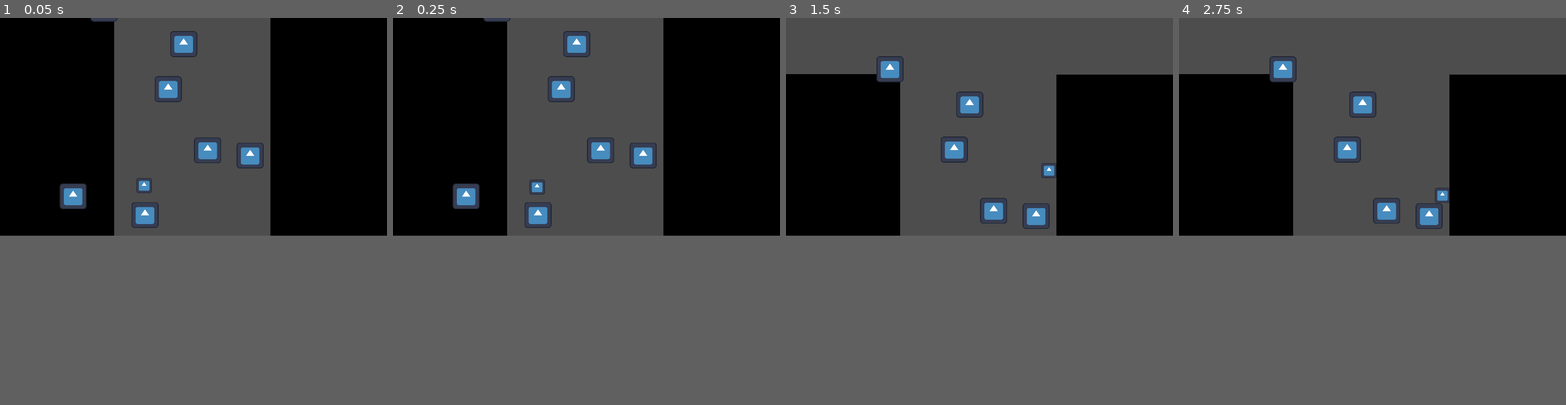
Above: before the commit, frames 1-4 (left to right).
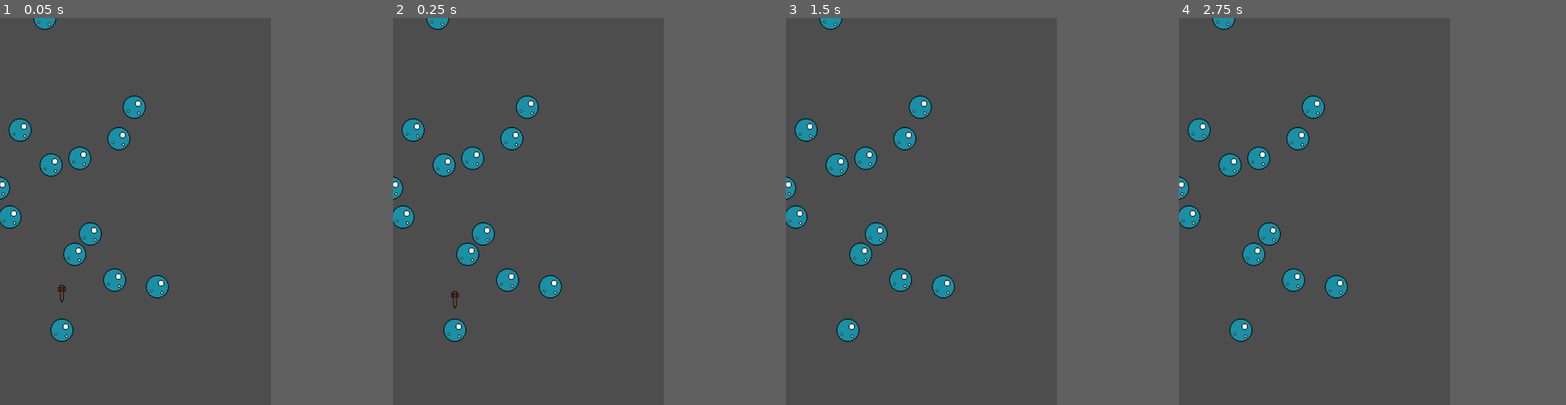
Above: after the commit, the same moments.

Repository: LChip2002/Bubble-Jump
Game: Godot game, scene res://Game.tscn
Two runs of this game, one before a commit and one after it. Both use one fixed random seed, a clock stepped at 60 frames per second and the inputs below. The engine's default icon, where the game draws it, is replaced by a stand-in: a white triangle on a blue panel in a dark square.
Inputs:
- Up to frame 1 (0.05 s): no input
- Up to frame 2 (0.25 s): no input
- Up to frame 3 (1.5 s): tap Enter (ui_accept) at 0.5, 0.77 s; hold Right (ui_right) from 0.53 s (still down)
- Up to frame 4 (2.75 s): tap Enter (ui_accept) at 1.52, 2 s; release Right (ui_right) at 2.03 s; hold Left (ui_left) from 2.03 s (still down)
The window is 800x450 before the commit and 560x800 after it. Grey fills any space a smaller window leaves; there, only what the larger window draws over its background counts as a difference.

The runs differ from the first frame. In frame 1, 20% of the frame differs, in the area x 0-70%, y 0-84%; in frame 2, 20%; in frame 3, 20%, in the area x 0-100%, y 0-84%; in frame 4, 20%.

Commit message:
Sprites and moving walls added

Diff:
--- a/Bubble.tscn
+++ b/Bubble.tscn
@@ -1,22 +1,22 @@
 [gd_scene load_steps=3 format=3 uid="uid://lvr5bkv11tsp"]
 
-[ext_resource type="Texture2D" uid="uid://qrmahf4b3r6j" path="res://icon.svg" id="1_uotfi"]
+[ext_resource type="Texture2D" uid="uid://dg7h8kumgfado" path="res://Bubble.png" id="1_hogeo"]
 
-[sub_resource type="CircleShape2D" id="CircleShape2D_cd3ni"]
-radius = 67.7663
+[sub_resource type="RectangleShape2D" id="RectangleShape2D_1ueb1"]
+size = Vector2(74.7775, 79.7642)
 
 [node name="Bubble" type="StaticBody2D"]
 position = Vector2(47.3676, 55.9022)
 scale = Vector2(0.878644, 0.898193)
 
 [node name="BubbleSprite" type="Sprite2D" parent="."]
-position = Vector2(436.103, 591.98)
+position = Vector2(418.861, 577.354)
+rotation = 3.14159
+scale = Vector2(1.78037, -1.82301)
+texture = ExtResource("1_hogeo")
+
+[node name="CollisionShape2D" type="CollisionShape2D" parent="."]
+position = Vector2(418.978, 576.822)
 rotation = 3.14159
 scale = Vector2(0.715344, -0.669984)
-texture = ExtResource("1_uotfi")
-
-[node name="CollisionShape2D" type="CollisionShape2D" parent="."]
-position = Vector2(436, 591)
-rotation = 3.14159
-scale = Vector2(0.715344, -0.669984)
-shape = SubResource("CircleShape2D_cd3ni")
+shape = SubResource("RectangleShape2D_1ueb1")
--- a/Game.tscn
+++ b/Game.tscn
@@ -2,12 +2,12 @@
 
 [ext_resource type="Script" path="res://node_2d.gd" id="1_2kkf8"]
 [ext_resource type="Script" path="res://camera_2d.gd" id="2_pgm5f"]
-[ext_resource type="Texture2D" uid="uid://qrmahf4b3r6j" path="res://icon.svg" id="3_kk33e"]
 [ext_resource type="PackedScene" uid="uid://lvr5bkv11tsp" path="res://Bubble.tscn" id="3_nvgv6"]
 [ext_resource type="Script" path="res://character_body_2d.gd" id="4_vaihh"]
+[ext_resource type="Texture2D" uid="uid://d12vsx0srmi4a" path="res://Nail.png" id="5_k1wgu"]
 
 [sub_resource type="RectangleShape2D" id="RectangleShape2D_ck0e2"]
-size = Vector2(134.662, 137.131)
+size = Vector2(113.421, 91.0225)
 
 [sub_resource type="Gradient" id="Gradient_gpcq6"]
 offsets = PackedFloat32Array(0.974026, 0.993506, 1)
@@ -18,7 +18,7 @@
 fill_from = Vector2(1, 0)
 
 [sub_resource type="RectangleShape2D" id="RectangleShape2D_fs877"]
-size = Vector2(63.6023, 66.7654)
+size = Vector2(55.0364, 66.7654)
 
 [sub_resource type="Gradient" id="Gradient_4ntrr"]
 offsets = PackedFloat32Array(0, 0.987013, 1)
@@ -29,7 +29,7 @@
 fill_from = Vector2(1, 0)
 
 [sub_resource type="RectangleShape2D" id="RectangleShape2D_lp0vp"]
-size = Vector2(65.1133, 65.4621)
+size = Vector2(56.5887, 65.4621)
 
 [node name="Game" type="Node2D"]
 script = ExtResource("1_2kkf8")
@@ -38,33 +38,39 @@
 position = Vector2(575, 325)
 script = ExtResource("2_pgm5f")
 player_path = NodePath("../Player")
+wall_1_path = NodePath("../Wall_1")
+wall_2_path = NodePath("../Wall_2")
 
 [node name="Bubble" parent="." instance=ExtResource("3_nvgv6")]
+position = Vector2(55, 51)
 
 [node name="Player" type="CharacterBody2D" parent="."]
 position = Vector2(427, 497)
 script = ExtResource("4_vaihh")
 
+[node name="Sprite2D" type="Sprite2D" parent="Player"]
+position = Vector2(-4.00001, -4.99999)
+scale = Vector2(0.999999, 1.1875)
+texture = ExtResource("5_k1wgu")
+
 [node name="CollisionShape2D" type="CollisionShape2D" parent="Player"]
+position = Vector2(-4, -3.90945)
 rotation = 1.5708
 scale = Vector2(0.35107, 0.351563)
 shape = SubResource("RectangleShape2D_ck0e2")
-
-[node name="Sprite2D" type="Sprite2D" parent="Player"]
-position = Vector2(1, 1)
-scale = Vector2(0.351563, 0.35107)
-texture = ExtResource("3_kk33e")
 
 [node name="Wall_1" type="StaticBody2D" parent="."]
 position = Vector2(982, 322.5)
 scale = Vector2(5.57812, 10.4219)
 
 [node name="Wall_1_Sprite" type="Sprite2D" parent="Wall_1"]
+position = Vector2(4.61625, 0)
+scale = Vector2(0.855742, 1)
 texture = SubResource("GradientTexture2D_2wosu")
 
 [node name="CollisionShape2D" type="CollisionShape2D" parent="Wall_1"]
-position = Vector2(0.109253, -0.0987625)
-scale = Vector2(1, 1)
+visible = false
+position = Vector2(4.39218, -0.0987625)
 shape = SubResource("RectangleShape2D_fs877")
 
 [node name="Wall_2" type="StaticBody2D" parent="."]
@@ -72,9 +78,10 @@
 scale = Vector2(5.51346, 10.4688)
 
 [node name="Wall_2_Sprite" type="Sprite2D" parent="Wall_2"]
+position = Vector2(-4.0293, 0)
+scale = Vector2(0.874084, 1)
 texture = SubResource("GradientTexture2D_h5lh4")
 
 [node name="CollisionShape2D" type="CollisionShape2D" parent="Wall_2"]
-position = Vector2(-0.0906868, -0.394358)
-scale = Vector2(1, 1)
+position = Vector2(-4.35298, -0.394356)
 shape = SubResource("RectangleShape2D_lp0vp")
--- /dev/null
+++ b/Platforms.tscn
@@ -0,0 +1,3 @@
+[gd_scene format=3 uid="uid://ctmwiunawwxwy"]
+
+[node name="Node2D" type="Node2D"]
--- a/camera_2d.gd
+++ b/camera_2d.gd
@@ -2,12 +2,22 @@
 
 #export(NodePath) var player_path
 @export var player_path: NodePath
+@export var wall_1_path: NodePath
+@export var wall_2_path: NodePath
+
 var player: Node2D
+var wall_1
+var wall_2
 
 # Called when the node enters the scene tree for the first time.
 func _ready():
 	player = get_node(player_path)
 	set_process(true)
+
+	# Get Walls
+	wall_1 = get_node(wall_1_path)
+	wall_2 = get_node(wall_2_path)
+
 	pass
 
 
@@ -16,4 +26,9 @@
 	var player_y = player.position.y
 	if player_y < position.y:
 		position.y = player_y
+
+	# Adjust the walls based on the camera's position
+	wall_1.position = Vector2(wall_1.position.x, player_y)
+	wall_2.position = Vector2(wall_2.position.x, player_y)
+
 	pass
--- a/character_body_2d.gd
+++ b/character_body_2d.gd
@@ -1,7 +1,7 @@
 extends CharacterBody2D
 
 const SPEED = 300.0
-const JUMP_VELOCITY = -600.0
+const JUMP_VELOCITY = -800.0
 
 func _physics_process(delta: float) -> void:
 	# Add the gravity.
--- a/node_2d.gd
+++ b/node_2d.gd
@@ -13,14 +13,19 @@
 	while y > -3000:
 		var new_bubble = bubble_scene.instantiate() # Instantiate scene
 
-		## Assuming the root node of the scene is a Sprite2D
-		#var sprite = new_bubble.get_node("Sprite2D")  # Get the Sprite2D node inside the scene
-		#if sprite:
-			#sprite.texture = preload("res://icon.svg")  # Set the texture for the bubble sprite
+		# TODO - For bigger aspect ratio
+		#var wall_1_len = $Wall_1/CollisionShape2D.shape.size.x
+		#var wall_2_len = $Wall_2/CollisionShape2D.shape.size.x
 
-		#new_bubble.texture = bubble_texture
-		new_bubble.position = Vector2(randf_range(-width/2, width/2),y)
+		## Avoid spawning the bubble within the wall regions
+		#while (bubble_x >= (width - wall_1_len)) or (bubble_x <= (-width + wall_2_len)):
+			#bubble_x = randf_range(-width / 2, width / 2)  # Re-generate the X position
+
+		var bubble_x = randf_range(-width / 2, width / 2)
+
+		new_bubble.position = Vector2(bubble_x,y)
 		add_child(new_bubble)
-		y -= randf_range(0,210)
+		y -= randf_range(10,60)
+
 
 	pass
--- a/project.godot
+++ b/project.godot
@@ -17,6 +17,9 @@
 
 [display]
 
+window/size/viewport_width=560
+window/size/viewport_height=800
+window/size/mode=2
 window/stretch/mode="canvas_items"
 
 [dotnet]
Binary file added: Bubble.png
Not shown, added: Bubble.png.import
Binary file added: Nail.png
Not shown, added: Nail.png.import
